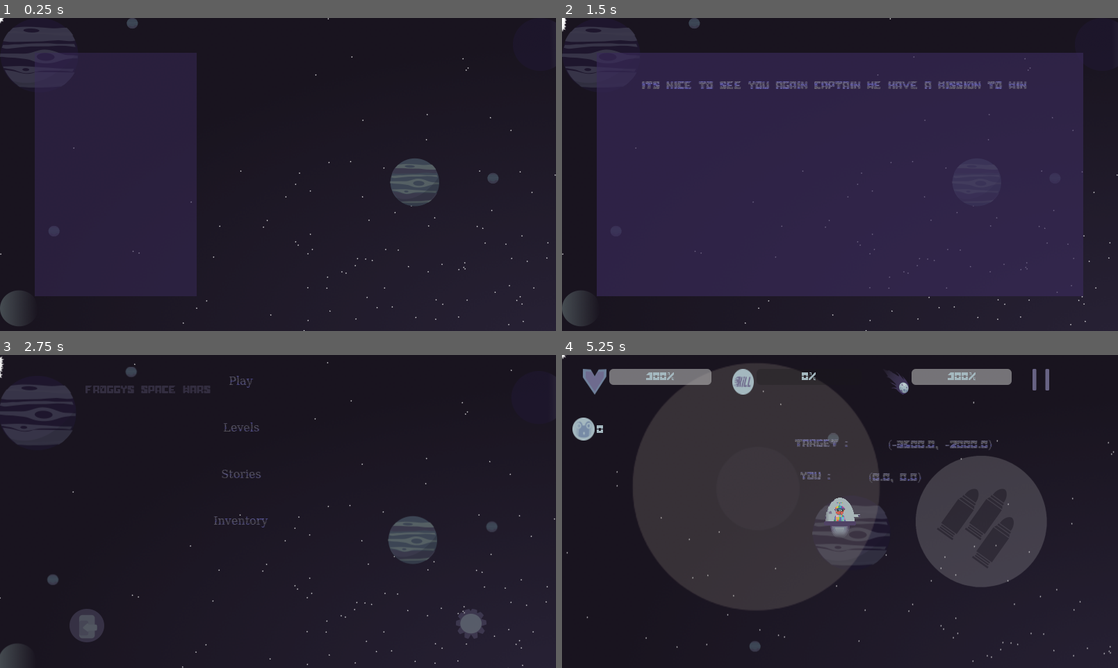
Above: before the commit, frames 1-4 (two rows, left to right).
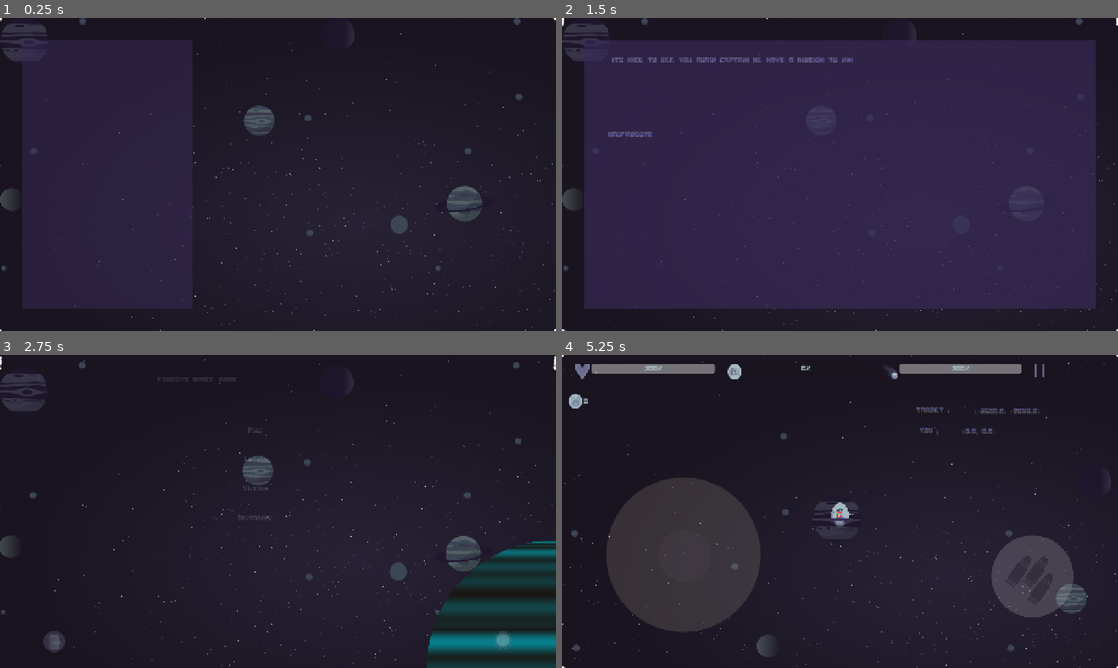
Above: after the commit, the same moments.

Repository: abhiram-ms/Froggys-space-wars--godot-version-4-
Game: Godot game, scene res://scenes/new/UI/LogIn/LogIn.tscn
Two runs of this game, one before a commit and one after it. Both use one fixed random seed, a clock stepped at 60 frames per second and the inputs below.
Inputs (mouse positions are in pixels of both pictures, inside the frame that each line leads up to):
- Up to frame 1 (0.25 s): no input
- Up to frame 2 (1.5 s): tap Enter (ui_accept) at 0.5, 0.77 s; move the mouse to (962, 158) at 0.52 s; hold Up (ui_up) 0.53-1.25 s; click (962, 158) at 0.67 s; drag from (728, 190) to (812, 237) at 1.27 s
- Up to frame 3 (2.75 s): click "Initiate Launch" at 2 s
- Up to frame 4 (5.25 s): click "Play" at 2.75 s; move the mouse to (895, 442) at 3.52 s; hold Up (ui_up) 3.53-4.25 s; drag from (812, 574) to (673, 464) at 4.27 s; click "Launch Mission" at 5 s

The runs differ from the first frame. In frame 1, 7.4% of the frame differs, in the area x 0-100%, y 0-100%; in frame 2, 13%; in frame 3, 9.9%; in frame 4, 33%.

Commit message:
Update Godot 4 stretch and rendering settings

Diff:
--- a/project.godot
+++ b/project.godot
@@ -90,8 +90,9 @@
 
 window/size/viewport_width=1280
 window/size/viewport_height=720
-window/stretch/mode="2d"
+window/stretch/mode="canvas_items"
 window/stretch/aspect="expand"
+window/handheld/orientation=0
 
 [editor_plugins]
 
@@ -119,7 +120,4 @@
 renderer/rendering_method="mobile"
 textures/vram_compression/import_etc2_astc=true
 environment/defaults/default_environment="res://default_env.tres"
-quality/driver/driver_name="GLES2"
-quality/driver/fallback_to_gles2=true
 vram_compression/import_etc=true
-gles2/compatibility/enable_high_float.Android=true
